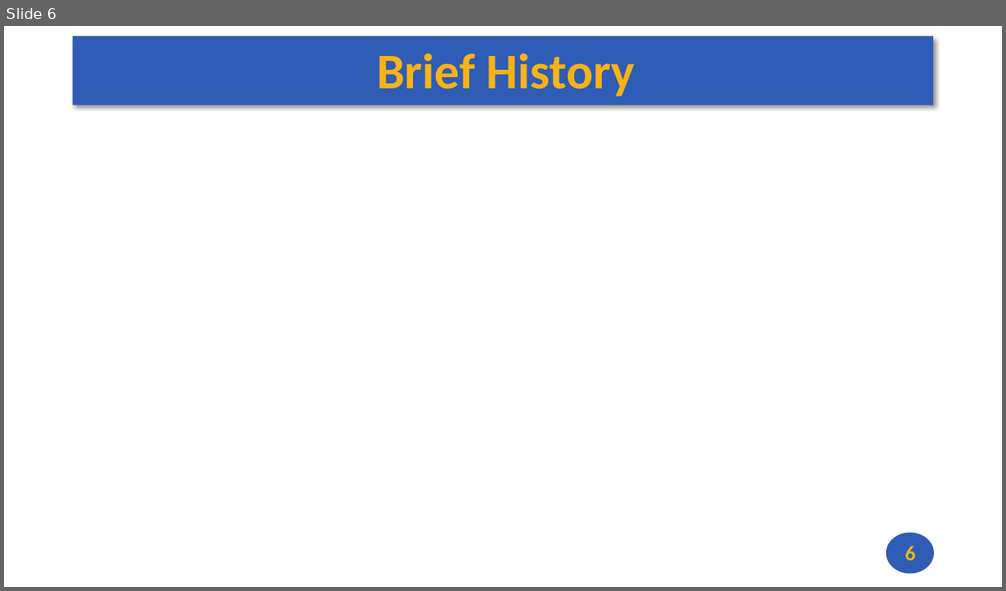
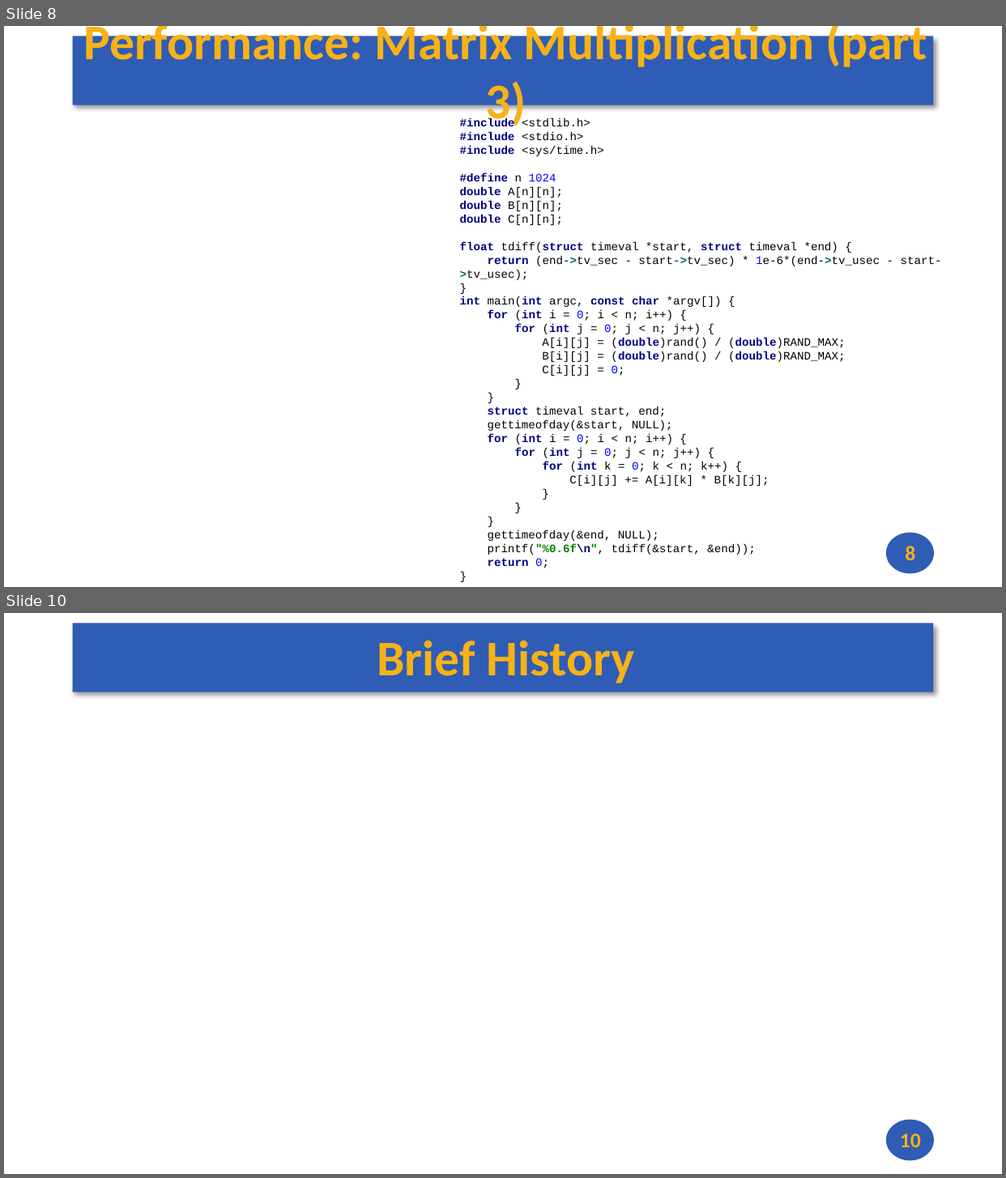
Before and after one commit to andrewt0301/hse-acos-course, a slide deck: docs/part1ca/01_Introduction/CA_Lecture_01.pptx. Shown one above the other, each under a label of ours: slide 6 before the commit, slides 8 and 10 after it; the slides between them are not shown. The pictures are 1006x591 and 1006x1178 pixels, drawn with LibreOffice and Linux fonts; fonts in the diff are those of the drawing; grey boxes stand for pictures. Boxes give left, top, right and bottom in pixels: in the first picture for what was removed or moved away, otherwise in the second. Text is boxed around its words. In the diff, an @@ line names an element or a change of style, - is before the commit and + after.

```diff
--- a/docs/part1ca/01_Introduction/CA_Lecture_01.pptx
+++ b/docs/part1ca/01_Introduction/CA_Lecture_01.pptx
@@ slide 8 added at [4, 26, 1002, 587], background #FFFFFF; not listed: 2 template elements that a slide beside it also shows @@
@@ title added at [83, 26, 927, 130], 48 pt, text #F7B217, bold @@
+Performance: Matrix Multiplication (part 3)
@@ text added at [460, 118, 942, 569], 11 pt, text #000000 @@
+#include <stdlib.h>
+#include <stdio.h>
+#include <sys/time.h>
+#define n 1024
+double A[n][n];
+double B[n][n];
+double C[n][n];
+float tdiff(struct timeval *start, struct timeval *end) {
+return (end->tv_sec - start->tv_sec) * 1e-6*(end->tv_usec - start->tv_usec);
+}
+int main(int argc, const char *argv[]) {
+for (int i = 0; i < n; i++) {
+for (int j = 0; j < n; j++) {
+A[i][j] = (double)rand() / (double)RAND_MAX;
+B[i][j] = (double)rand() / (double)RAND_MAX;
+C[i][j] = 0;
+}
+}
+struct timeval start, end;
+gettimeofday(&start, NULL);
+for (int i = 0; i < n; i++) {
+for (int j = 0; j < n; j++) {
+for (int k = 0; k < n; k++) {
+C[i][j] += A[i][k] * B[k][j];
+}
+}
+}
+gettimeofday(&end, NULL);
+printf("%0.6f\n", tdiff(&start, &end));
+return 0;
+}
@@ page number added at [905, 546, 915, 561], 20 pt, text #F7B217, bold @@
+8
@@ what was slide 6 is now slide 10 @@
@@ page number at [900, 1134, 921, 1148]: text changed @@
-6
+10
```
Also in this commit, not shown: 2 slides changed, 4 other slides added, 1 other file.
